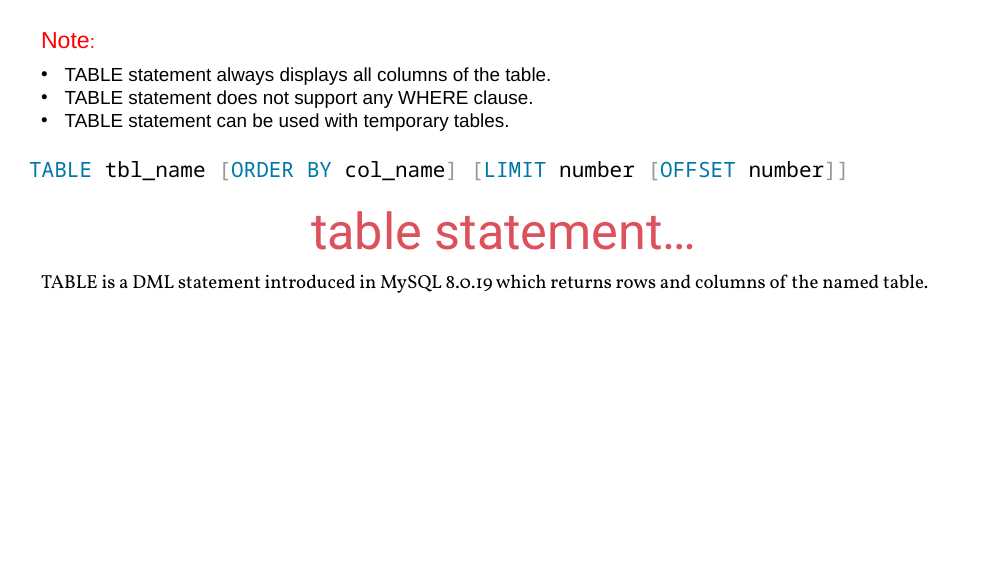
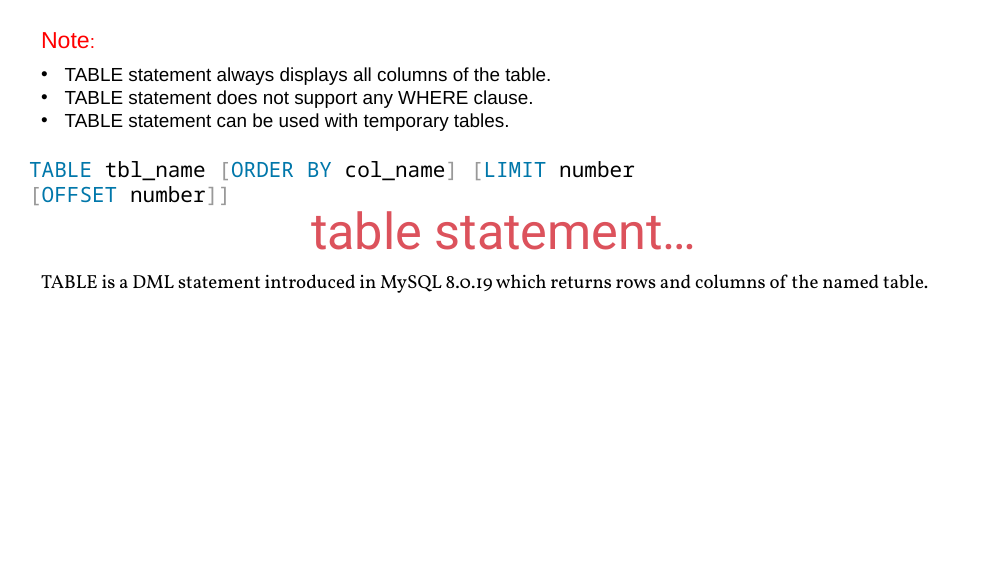
Before and after one commit to shubhamlokhande2147/CDAC-Buddy, a slide deck: slide 123 of DBT/IET MySQL PPT Ver9.pptx. Drawn at 1008x567 pixels with LibreOffice and Linux fonts; fonts in the diff are those of the drawing. Boxes give left, top, right and bottom in pixels: in the first picture for what was removed or moved away, otherwise in the second. Text is boxed around its words. In the diff, an @@ line names an element or a change of style, - is before the commit and + after.

```diff
--- a/DBT/IET MySQL PPT Ver9.pptx
+++ b/DBT/IET MySQL PPT Ver9.pptx
@@ text "TABLE tbl_name [ORDER BY col_name] ..." rewrapped from bbox=[29, 161, 850, 181] to bbox=[29, 161, 635, 205] @@
```
Also in this commit, not shown: 12 other slides changed, 52 slides added, 1 other file.
